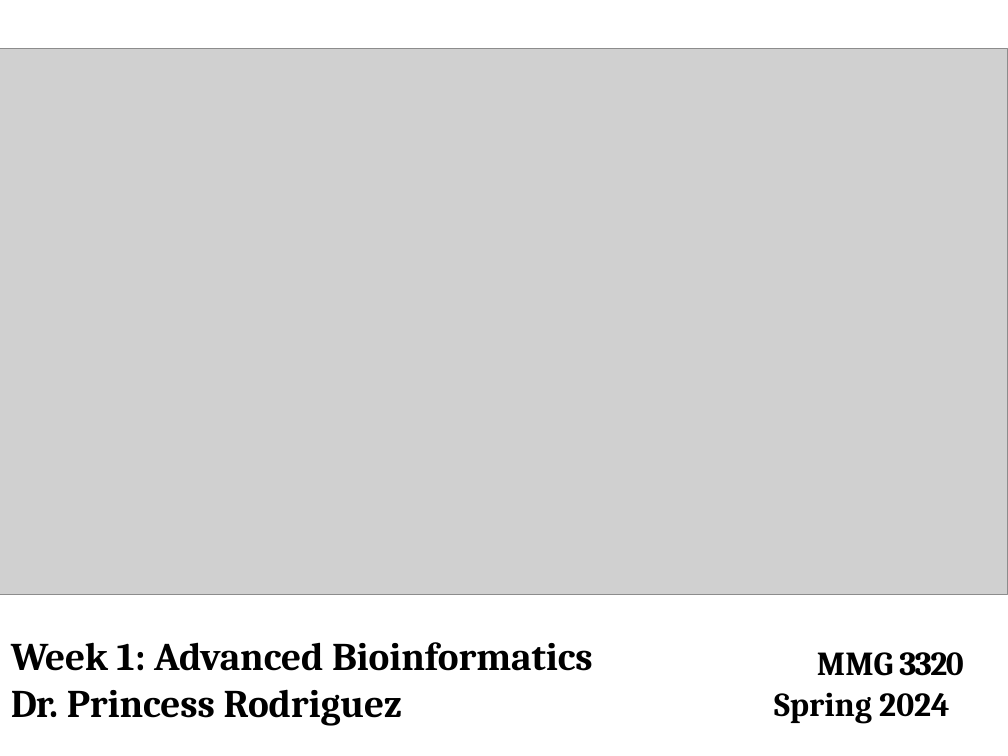
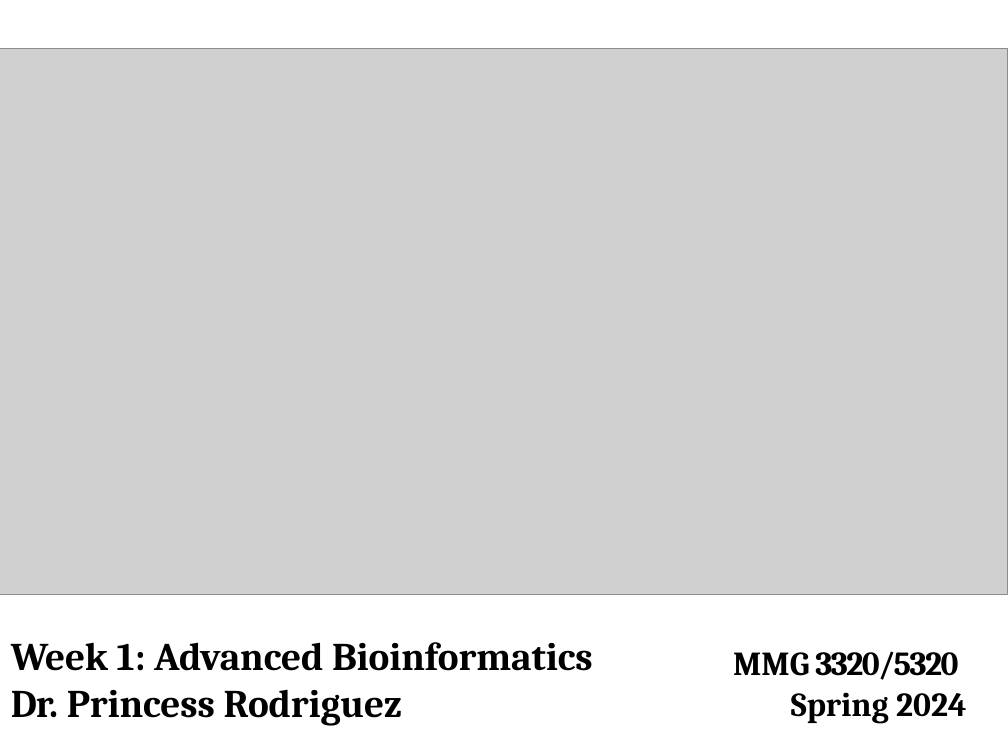
Before and after one commit to PRodriguez19/Intro-to-shell, a slide deck: slide 1 of lectures/Lecture1-MMG3320-Introduction.pptx. Drawn at 1008x756 pixels with LibreOffice and Linux fonts; fonts in the diff are those of the drawing; grey boxes stand for pictures. Boxes give left, top, right and bottom in pixels: in the first picture for what was removed or moved away, otherwise in the second. Text is boxed around its words. In the diff, an @@ line names an element or a change of style, - is before the commit and + after.

```diff
--- a/lectures/Lecture1-MMG3320-Introduction.pptx
+++ b/lectures/Lecture1-MMG3320-Introduction.pptx
@@ text "MMG 3320/5320": place and size @@
-text "MMG 3320/5320" at bbox=[774, 652, 963, 724]
+text "MMG 3320/5320" at bbox=[733, 651, 967, 724]
@@ text at bbox=[733, 651, 958, 680]: text changed @@
-MMG 3320
+MMG 3320/5320
```
Also in this commit, not shown: 1 other slide changed, 5 other files.
